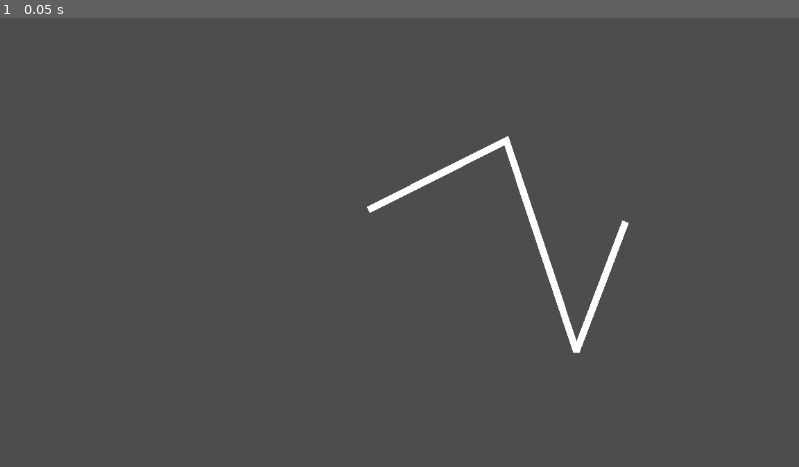
Above: before the commit, frame 1.
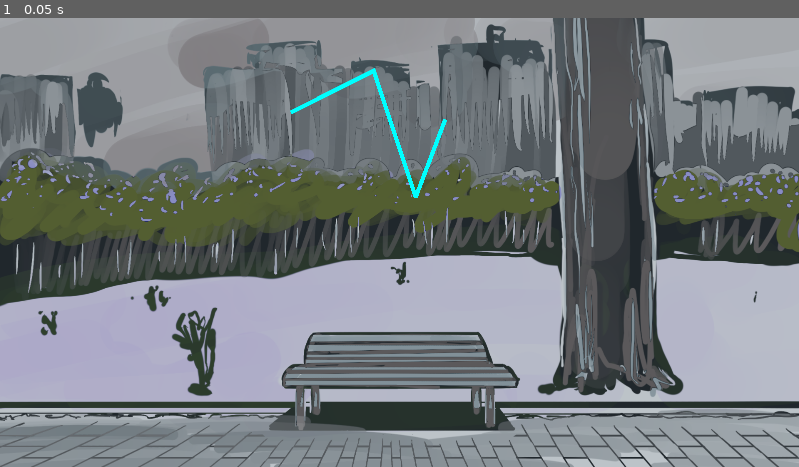
Above: after the commit, the same moment.

Repository: hhsaez/ld55
Game: Godot game, scene res://levels/duel/duel.tscn
Two runs of this game, one before a commit and one after it. Both use one fixed random seed, a clock stepped at 60 frames per second and the inputs below.
Inputs:
- Up to frame 1 (0.05 s): no input

The runs differ from the first frame. In frame 1, 80% of the frame differs, in the area x 0-100%, y 0-100%.

Commit message:
Adding a background

Diff:
--- /dev/null
+++ b/entities/park_background/park_background.tscn
@@ -0,0 +1,15 @@
+[gd_scene load_steps=2 format=3 uid="uid://biexqyvc35jtn"]
+
+[ext_resource type="Texture2D" uid="uid://c5hvibll73bog" path="res://entities/park_background/Ld55_background.png" id="1_q4jv8"]
+
+[node name="ParkBackground" type="Node2D"]
+
+[node name="Ld55Background" type="Sprite2D" parent="."]
+texture = ExtResource("1_q4jv8")
+offset = Vector2(960, 540)
+
+[node name="ColorRect" type="ColorRect" parent="."]
+offset_right = 1920.0
+offset_bottom = 1080.0
+mouse_filter = 2
+color = Color(0.321569, 0.392157, 0.443137, 0.388235)
--- a/entities/symbol/symbol.tscn
+++ b/entities/symbol/symbol.tscn
@@ -10,6 +10,7 @@
 [node name="Grid" parent="." instance=ExtResource("2_5ic7h")]
 
 [node name="PatternToMatch" type="Line2D" parent="."]
+default_color = Color(0, 1, 1, 1)
 
 [node name="PlayerLine" parent="." instance=ExtResource("3_q25aw")]
 
--- a/levels/duel/duel.tscn
+++ b/levels/duel/duel.tscn
@@ -1,8 +1,11 @@
-[gd_scene load_steps=3 format=3 uid="uid://hiakc5mdr7wg"]
+[gd_scene load_steps=4 format=3 uid="uid://hiakc5mdr7wg"]
 
 [ext_resource type="Script" path="res://levels/duel/duel.gd" id="1_8s8c5"]
 [ext_resource type="PackedScene" uid="uid://dkioyxu7qut5" path="res://entities/symbol/symbol.tscn" id="2_8g875"]
+[ext_resource type="PackedScene" uid="uid://biexqyvc35jtn" path="res://entities/park_background/park_background.tscn" id="3_vnw5s"]
 
 [node name="Duel" type="Node2D"]
 script = ExtResource("1_8s8c5")
 symbol_scene = ExtResource("2_8g875")
+
+[node name="ParkBackground" parent="." instance=ExtResource("3_vnw5s")]
--- a/project.godot
+++ b/project.godot
@@ -21,6 +21,11 @@
 PlayerState="*res://autoloads/player_state/player_state.tscn"
 EnemyState="*res://autoloads/enemy_state/enemy_state.tscn"
 
+[display]
+
+window/size/viewport_width=1920
+window/size/viewport_height=1080
+
 [rendering]
 
 renderer/rendering_method="gl_compatibility"
Binary file added: entities/park_background/Ld55_background.png
Not shown, added: entities/park_background/Ld55_background.png.import
